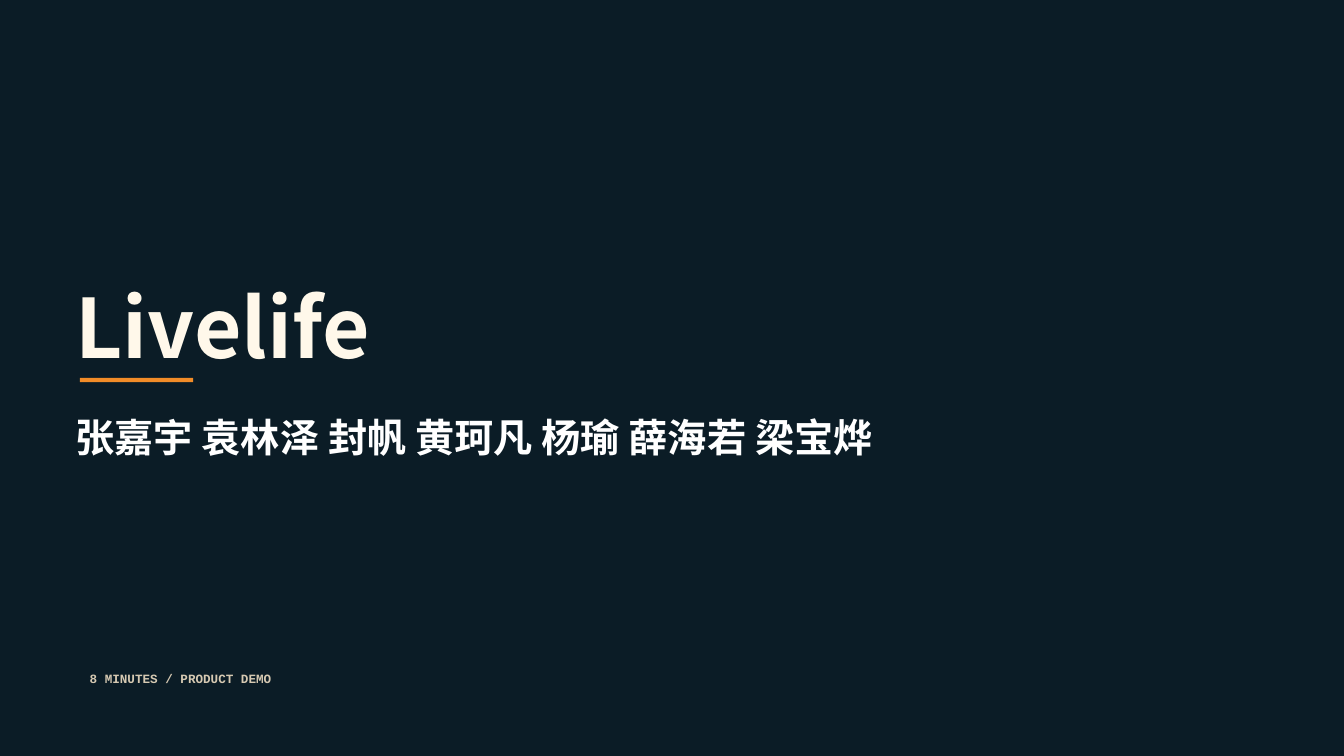
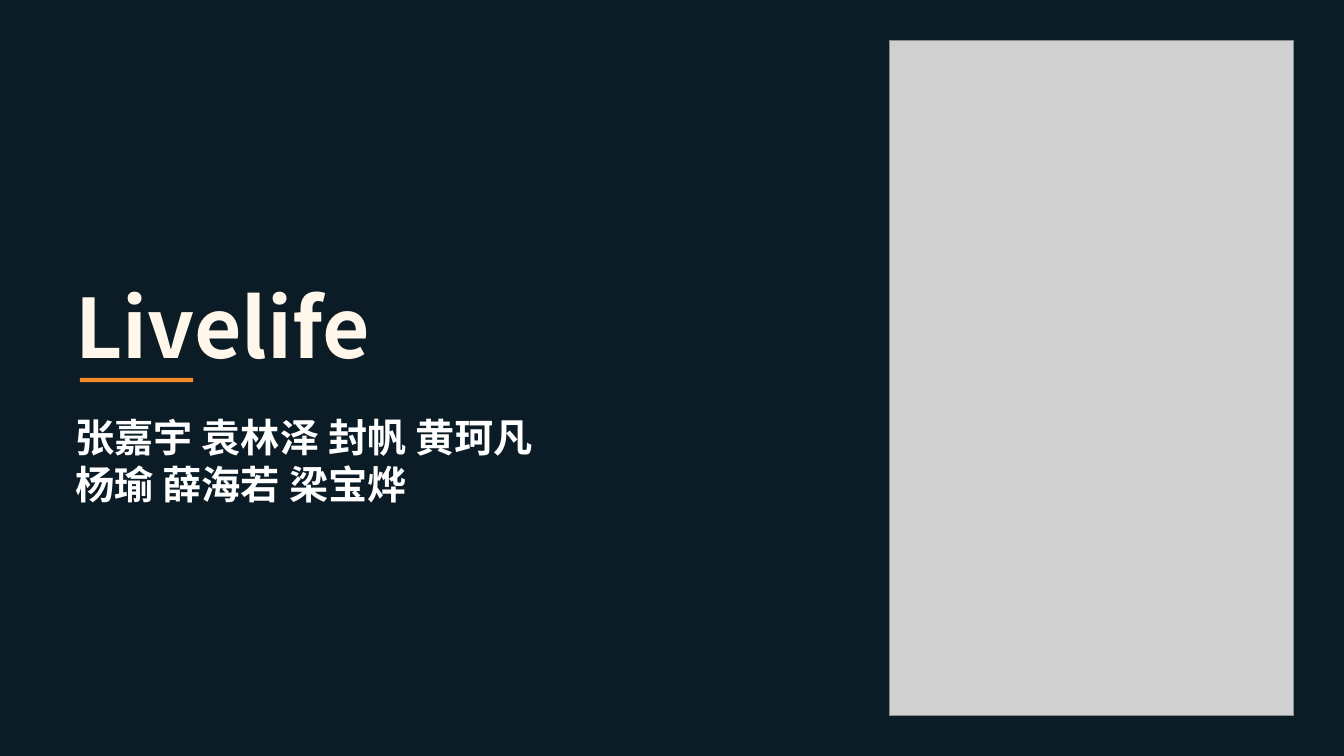
Before and after one commit to TomoriKaho/Livelife, a slide deck: slide 1 of 第一次报告/课堂报告1.pptx. Drawn at 1344x756 pixels with LibreOffice and Linux fonts; fonts in the diff are those of the drawing; grey boxes stand for pictures; background and template pictures are left out. Boxes give left, top, right and bottom in pixels: in the first picture for what was removed or moved away, otherwise in the second. Text is boxed around its words. In the diff, an @@ line names an element or a change of style, - is before the commit and + after.

```diff
--- a/第一次报告/课堂报告1.pptx
+++ b/第一次报告/课堂报告1.pptx
@@ picture added at box(889, 40, 1294, 716) @@
@@ text at box(76, 418, 533, 503): text changed @@
-张嘉宇 袁林泽 封帆 黄珂凡 杨瑜 薛海若 梁宝烨
+张嘉宇 袁林泽 封帆 黄珂凡
+杨瑜 薛海若 梁宝烨
@@ text removed at box(90, 674, 271, 683) @@
-8 MINUTES / PRODUCT DEMO
```
Also in this commit, not shown: 1 other slide changed, 1 slide removed.
